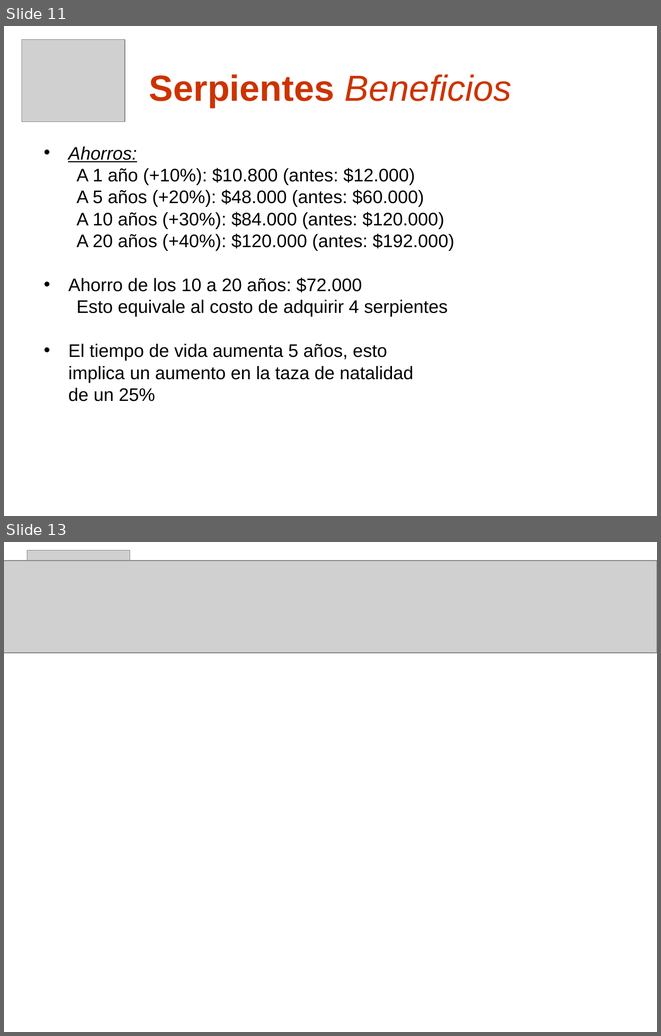
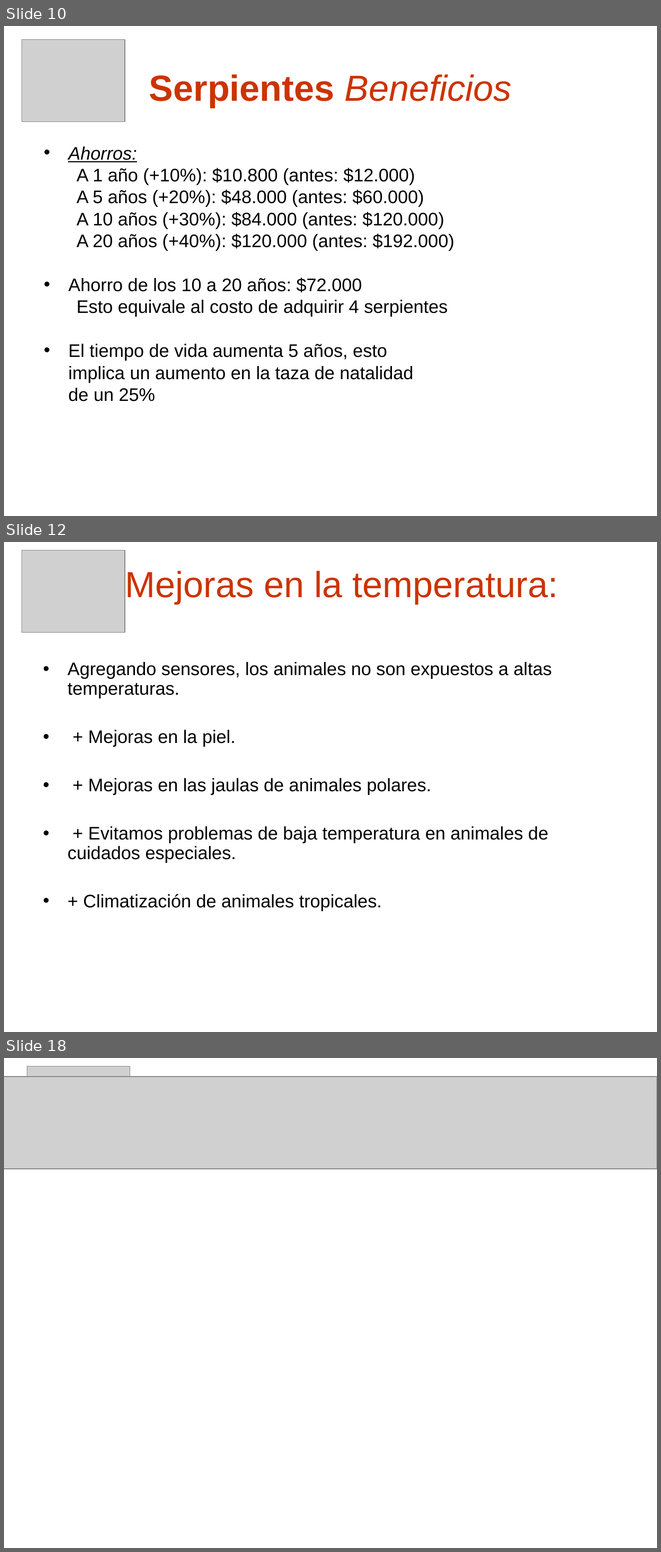
Before and after one commit to skiel85/taller-desarrollo-proyectos-i, a slide deck: Presentaciones/Demo Gerencial.ppt. Shown one above the other, each under a label of ours: slides 11 and 13 before the commit, slides 10, 12 and 18 after it; the slides between them are not shown. The pictures are 661x1036 and 661x1552 pixels, drawn with LibreOffice and Linux fonts; fonts in the diff are those of the drawing; grey boxes stand for pictures; background and template pictures are left out. Boxes give left, top, right and bottom in pixels: in the first picture for what was removed or moved away, otherwise in the second. Text is boxed around its words. In the diff, an @@ line names an element or a change of style, - is before the commit and + after.

```diff
--- a/Presentaciones/Demo Gerencial.ppt
+++ b/Presentaciones/Demo Gerencial.ppt
@@ slide 12 added at [4, 542, 657, 1032], background picture (left out) @@
@@ picture added at [21, 550, 125, 633] @@
@@ title added at [125, 568, 558, 603], 40 pt, text #CC3300 @@
+Mejoras en la temperatura:
@@ text added at [68, 662, 551, 910], 20 pt, text #000000 @@
+• Agregando sensores, los animales no son expuestos a altas temperaturas.
+• + Mejoras en la piel.
+• + Mejoras en las jaulas de animales polares.
+• + Evitamos problemas de baja temperatura en animales de cuidados especiales.
+• + Climatización de animales tropicales.
@@ what was slide 11 is now slide 10 @@
@@ what was slide 13 is now slide 18 @@
```
Also in this commit, not shown: 10 slides changed, 5 other slides added, 1 slide removed.
